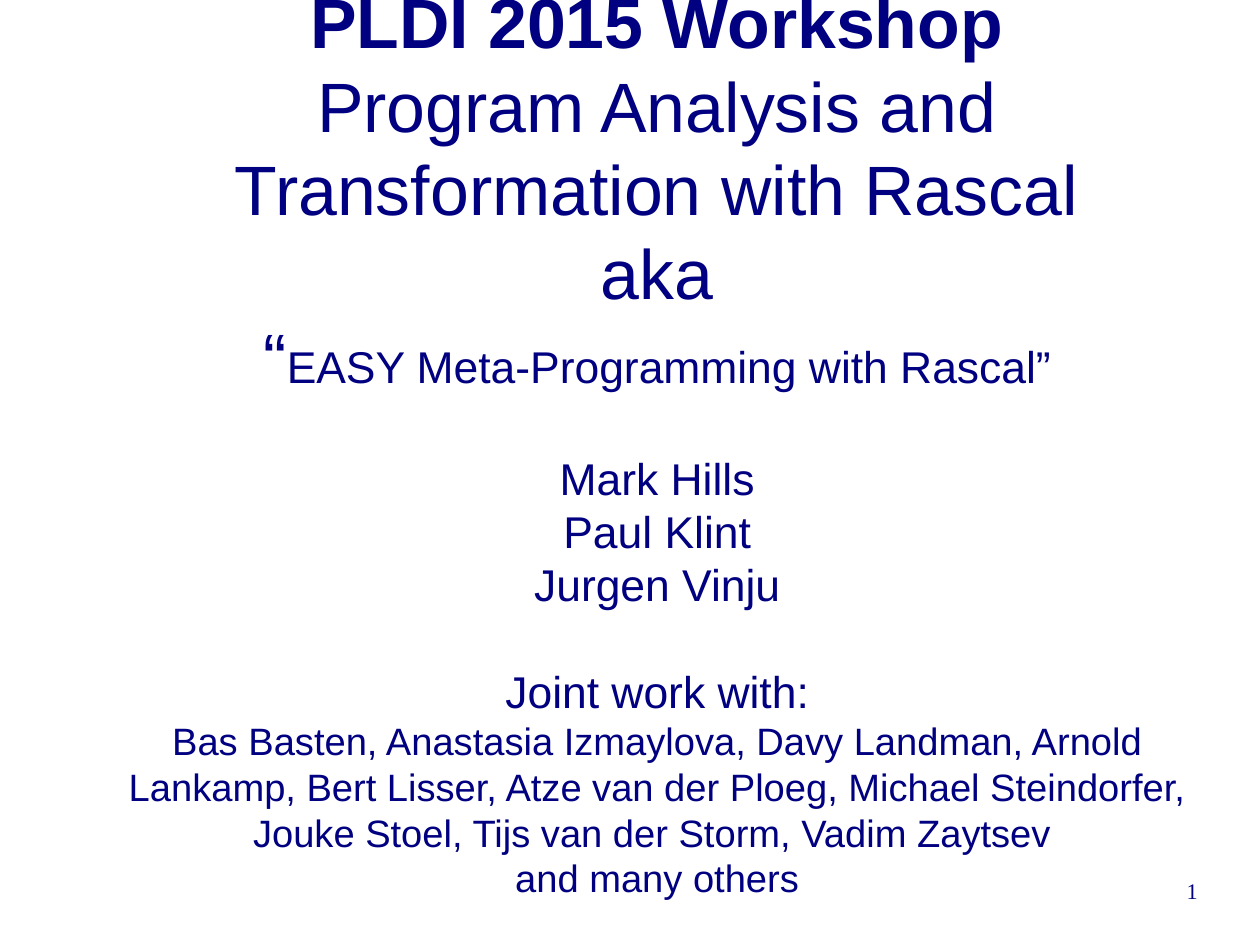
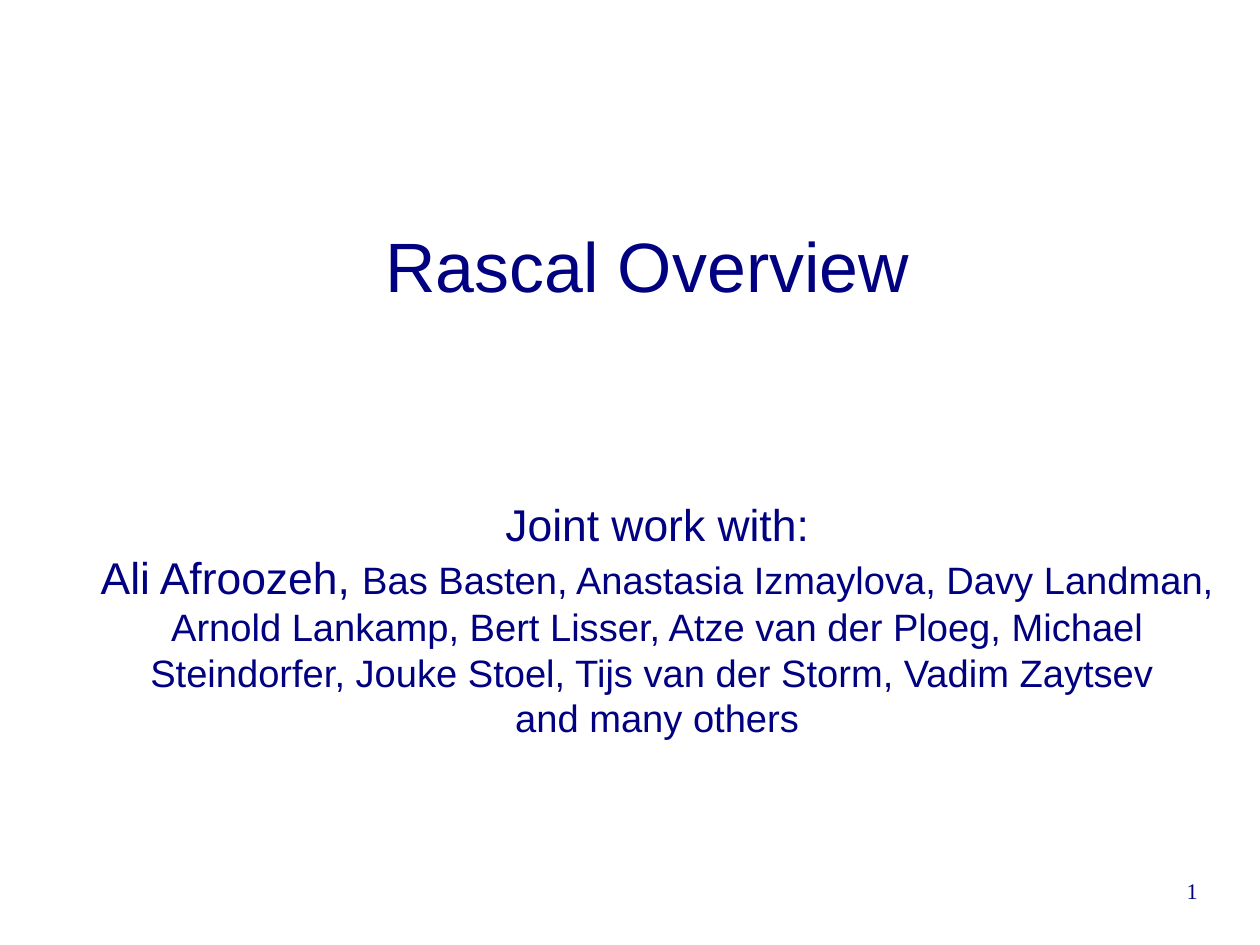
Before and after one commit to cwi-swat/rascal-course-pldi-2015, a slide deck: slide 1 of presentations/rascal-overview.odp. Drawn at 1260x945 pixels with LibreOffice and Linux fonts; fonts in the diff are those of the drawing; background and template pictures are left out. Boxes give left, top, right and bottom in pixels: in the first picture for what was removed or moved away, otherwise in the second. Text is boxed around its words. In the diff, an @@ line names an element or a change of style, - is before the commit and + after.

```diff
--- a/presentations/rascal-overview.odp
+++ b/presentations/rascal-overview.odp
@@ title at box(101, 241, 1213, 740): text changed @@
-PLDI 2015 Workshop
-Program Analysis and Transformation with Rascal
-aka
-“EASY Meta-Programming with Rascal”
-Mark Hills
-Paul Klint
-Jurgen Vinju
-Joint work with:
-Bas Basten, Anastasia Izmaylova, Davy Landman, Arnold Lankamp, Bert Lisser, Atze van der Ploeg, Michael Steindorfer, Jouke Stoel, Tijs van der Storm, Vadim Zaytsev
-and many others
+Rascal Overview
+Joint work with:
+Ali Afroozeh, Bas Basten, Anastasia Izmaylova, Davy Landman, Arnold Lankamp, Bert Lisser, Atze van der Ploeg, Michael Steindorfer, Jouke Stoel, Tijs van der Storm, Vadim Zaytsev
+and many others
```
Also in this commit, not shown: 1 other file.
